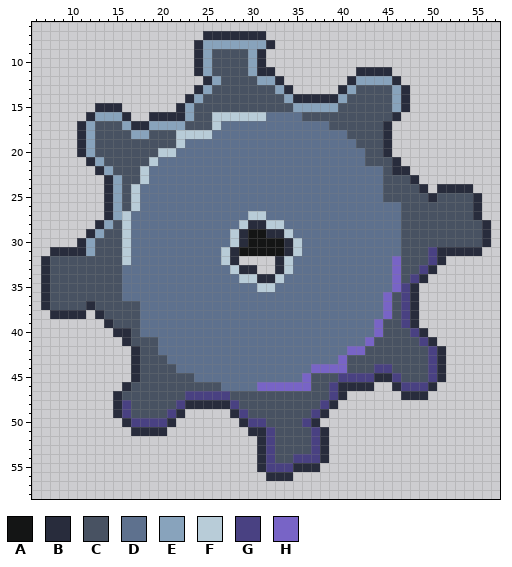
File history of a pixel-art sprite, Game/Assets/Environment/Gears7.png. Above is the file before it was changed.
The file is 64x64 pixels. Colours within 5 levels of each other are drawn and written as one. Shown: x 6..57, y 6..58.
Palette (. is transparent): A #141515  B #282c3c  C #485262  D #5e718e  E #88a3bc  F #b8ccd8  G #494182  H #7864c6
Pixels before, first column x 7:
 7 ..................BBBBBBB.........................
 8 .................BEEEEEEEB........................
 9 .................BECCCCEB.........................
10 .................BECCCCEB.........................
11 .................BECCCCEBB.........BBBB...........
12 ..................BECCCCEEB.......BEEEEB..........
13 .................BECCCCCCCEB.....BECCCCEB.........
14 ................BECCCCCCCCCEBBBBBECCCCCEB.........
15 ......BBB......BECCCCCCCCCCCEEEEECCCCCCEB.........
16 .....BEEEB..BBBBECCFFFFFFDDDDCCCCCCCCCCB..........
17 ....BECCCEBBEEEECCCFDDDDDDDDDDDDCCCCCCB...........
18 ....BECCCCEECCCFFFFDDDDDDDDDDDDDDDCCCCB...........
19 ....BECCCCCCCCCFDDDDDDDDDDDDDDDDDDDCCCB...........
20 ....BECCCCCCCFFDDDDDDDDDDDDDDDDDDDDDCCB...........
21 .....BECCCCCFDDDDDDDDDDDDDDDDDDDDDDDCCCB..........
22 ......BECCCFDDDDDDDDDDDDDDDDDDDDDDDDDDCBB.........
23 .......BECCFDDDDDDDDDDDDDDDDDDDDDDDDDDCCCB........
24 .......BECFDDDDDDDDDDDDDDDDDDDDDDDDDDDCCCCB.BBBB..
25 .......BECFDDDDDDDDDDDDDDDDDDDDDDDDDDDCCCCCBCCCCB.
26 .......BECFDDDDDDDDDDDDDDDDDDDDDDDDDDDDDCCCCCCCCB.
27 .......BEFDDDDDDDDDDDDDFFDDDDDDDDDDDDDDDCCCCCCCCB.
28 ......BECFDDDDDDDDDDDDFBBFFDDDDDDDDDDDDDCCCCCCCCCB
29 .....BECCFDDDDDDDDDDDFBAABBFDDDDDDDDDDDDCCCCCCCCCB
30 ....BECCCFDDDDDDDDDDDFBAAAABFDDDDDDDDDDDCCCCCCCCCB
31 .BBBBECCCFDDDDDDDDDDFBAAAAABFDDDDDDDDDDDCCCGBBBBB.
32 BCCCCCCCCFDDDDDDDDDDFB....BFDDDDDDDDDDDHCCCGB.....
33 BCCCCCCCCDDDDDDDDDDDDFBB..BFDDDDDDDDDDDHCCGB......
34 BCCCCCCCCDDDDDDDDDDDDDFFBBFDDDDDDDDDDDDHCGB.......
35 BCCCCCCCCDDDDDDDDDDDDDDDFFDDDDDDDDDDDDDHGB........
36 BCCCCCCCCDDDDDDDDDDDDDDDDDDDDDDDDDDDDDHCGB........
37 BCCCCBCCCCCDDDDDDDDDDDDDDDDDDDDDDDDDDDHCGB........
38 .BBBB.BCCCCDDDDDDDDDDDDDDDDDDDDDDDDDDDHCGB........
39 .......BCCCDDDDDDDDDDDDDDDDDDDDDDDDDDHCCGB........
40 ........BBCDDDDDDDDDDDDDDDDDDDDDDDDDDHCCCGB.......
41 .........BCCCDDDDDDDDDDDDDDDDDDDDDDDHCCCCCGB......
42 ..........BCCDDDDDDDDDDDDDDDDDDDDDHHCCCCCCCGB.....
43 ..........BCCCDDDDDDDDDDDDDDDDDDDHCCCCCCCCCGB.....
44 ..........BCCCCDDDDDDDDDDDDDDDHHHHCCCGGCCCCGB.....
45 ..........BCCCCCCDDDDDDDDDDDDHCCCGGGGBBGCCCGB.....
46 .........BCCCCCCCCCCDDDDHHHHHHCCGBBBB..BGGGB......
47 ........BCCCCCCCGGGGGCCCCCCCCCCCGB......BBB.......
48 ........BGCCCCCGBBBBBGCCCCCCCCCGB.................
49 ........BGCCCCGB.....BGCCCCCCCGB..................
50 .........BGGGGB.......BGGCCCCGB...................
51 ..........BBBB.........BBGCCCCGB..................
52 ........................BGCCCCGB..................
53 ........................BGCCCCGB..................
54 ........................BGCCGGGB..................
55 ........................BGGGBBB...................
56 .........................BBB......................
After the commit:
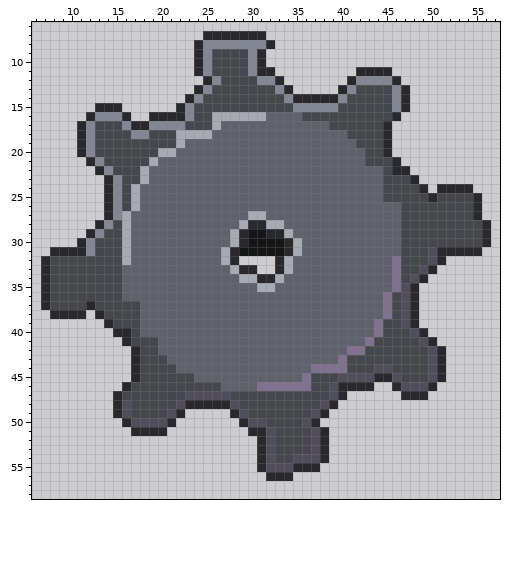
From old to new:
Colour B changes from #282c3c to #29292d.
Colour C changes from #485262 to #46474c.
Colour D changes from #5e718e to #60626b.
Colour E changes from #88a3bc to #838793.
Colour F changes from #b8ccd8 to #a6aab2.
Colour G changes from #494182 to #524d5b.
Colour H changes from #7864c6 to #80728e.
Where, in picture pixels (left, top, right, bottom), the same in both pictures:
changed: (41, 31, 491, 481)
